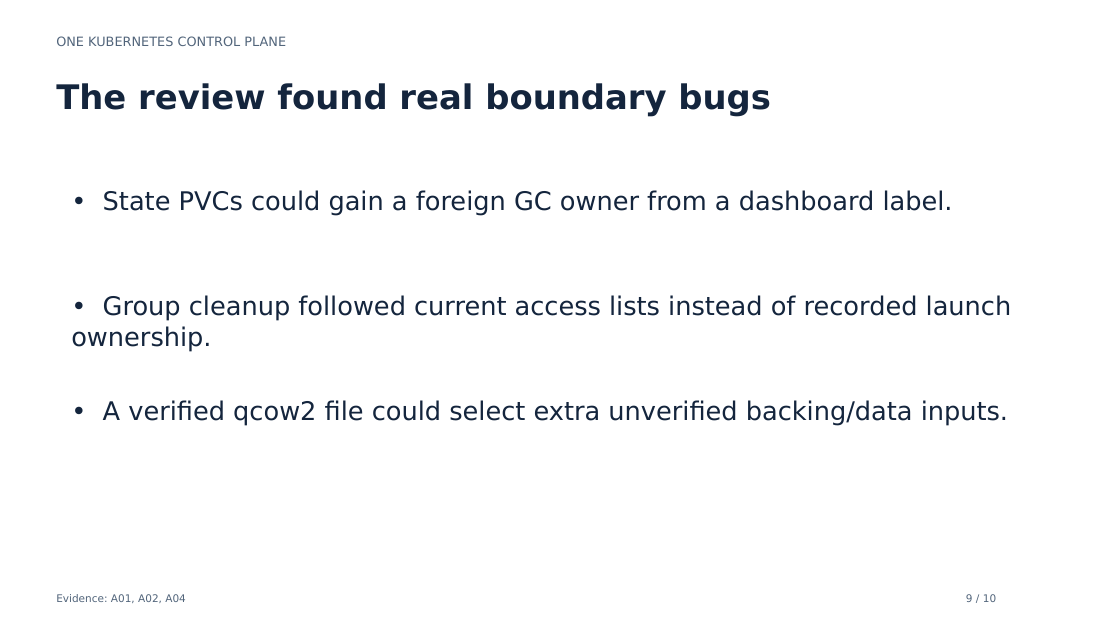
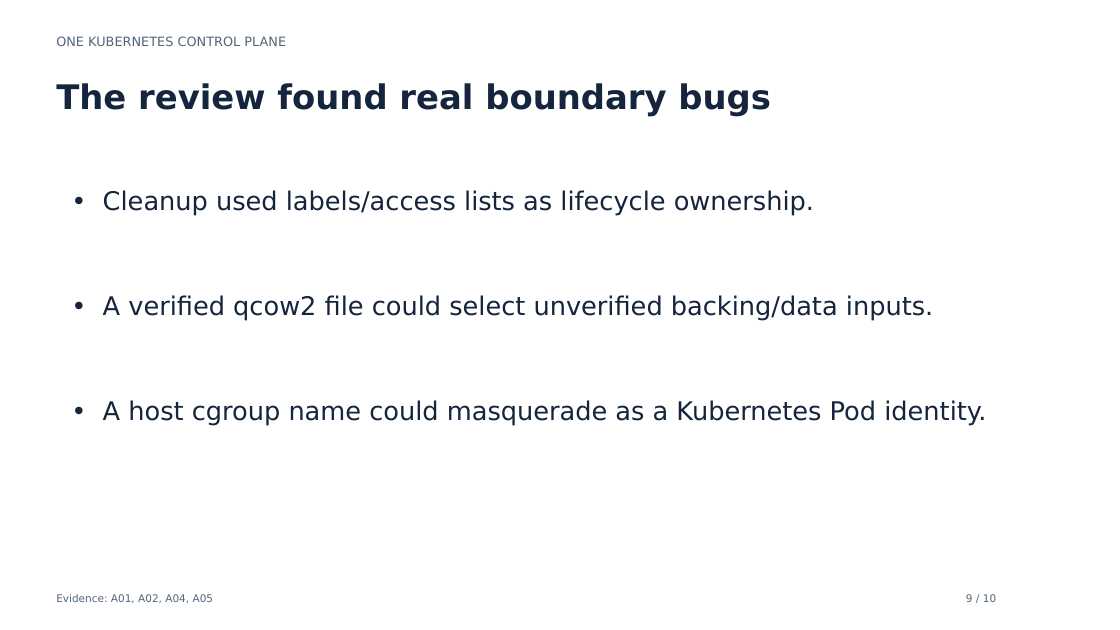
Before and after one commit to SamYaple/qrab, a slide deck: slide 9 of docs/architecture/exports/leadership.pptx. Drawn at 1120x630 pixels with LibreOffice and Linux fonts; fonts in the diff are those of the drawing. Boxes give left, top, right and bottom in pixels: in the first picture for what was removed or moved away, otherwise in the second. Text is boxed around its words. In the diff, an @@ line names an element or a change of style, - is before the commit and + after.

Commit message:
Document rooted node attachment authority and refresh presentation evidence (work/openstack-architecture-boundary-atlas)

```diff
--- a/docs/architecture/exports/leadership.pptx
+++ b/docs/architecture/exports/leadership.pptx
@@ text at (103, 190, 814, 216): text changed @@
-• State PVCs could gain a foreign GC owner from a dashboard label.
+• Cleanup used labels/access lists as lifecycle ownership.
@@ text at (103, 295, 933, 321): text changed @@
-• Group cleanup followed current access lists instead of recorded launch ownership.
+• A verified qcow2 file could select unverified backing/data inputs.
@@ text at (103, 400, 986, 426): text changed @@
-• A verified qcow2 file could select extra unverified backing/data inputs.
+• A host cgroup name could masquerade as a Kubernetes Pod identity.
@@ text at (56, 594, 214, 603): text changed @@
-Evidence: A01, A02, A04
+Evidence: A01, A02, A04, A05
```
Also in this commit, not shown: 28 other files.
